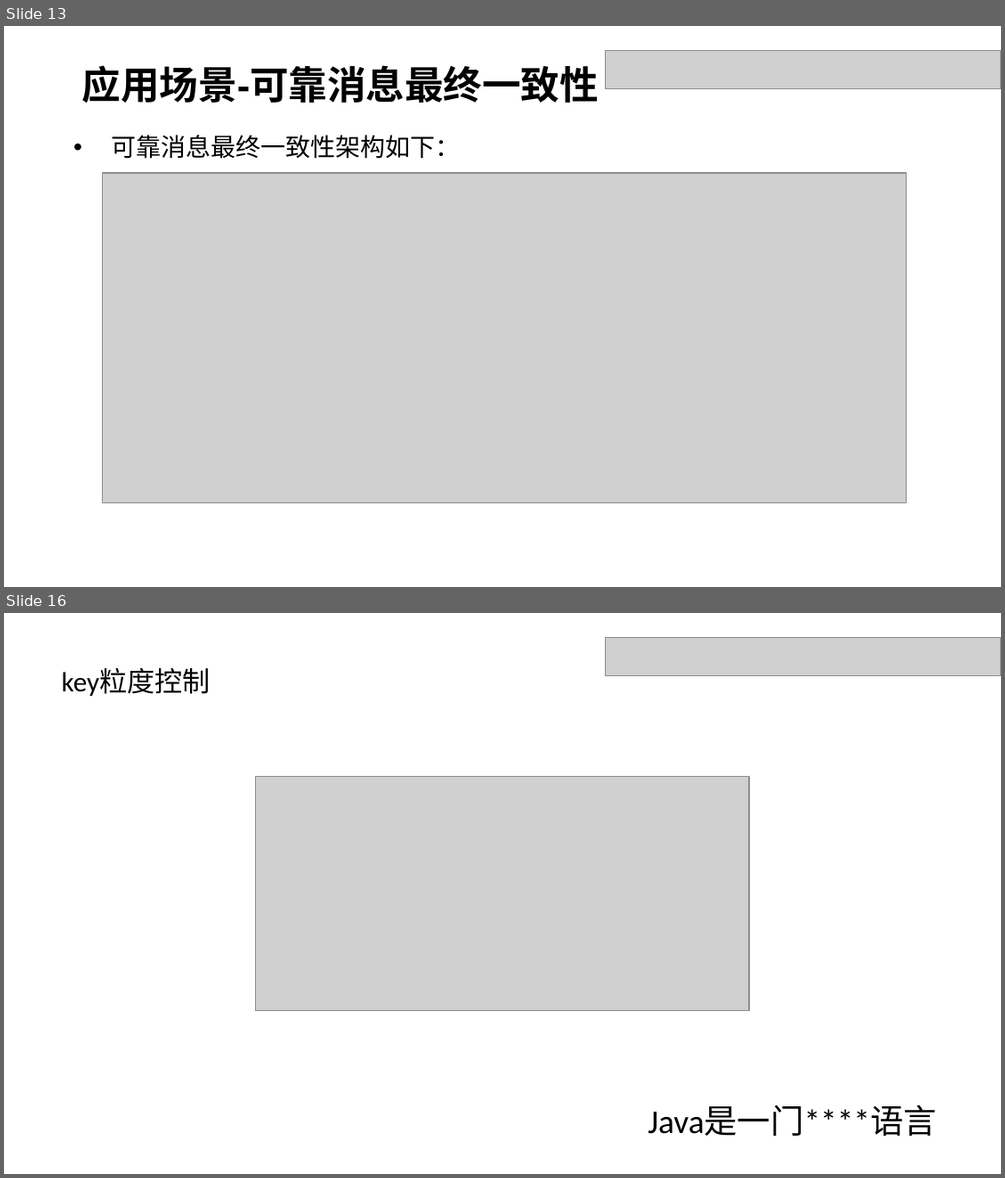
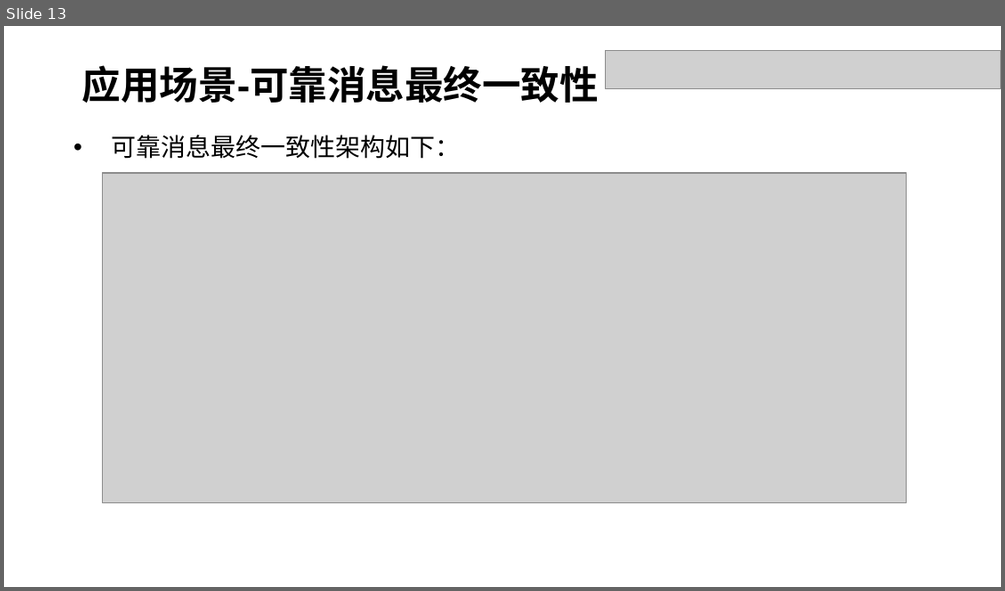
Before and after one commit to dxh122685692/doc, a slide deck: 分享.pptx. Shown one above the other, each under a label of ours: slides 13 and 16 before the commit, slide 13 after it; the slides between them are not shown. The pictures are 1005x1178 and 1005x591 pixels, drawn with LibreOffice and Linux fonts; fonts in the diff are those of the drawing; grey boxes stand for pictures. Boxes give left, top, right and bottom in pixels: in the first picture for what was removed or moved away, otherwise in the second. Text is boxed around its words. In the diff, an @@ line names an element or a change of style, - is before the commit and + after.

```diff
--- a/分享.pptx
+++ b/分享.pptx
@@ slide 16 removed at (4, 613, 1001, 1174), background #FFFFFF @@
@@ picture removed at (605, 638, 1001, 676) @@
@@ text removed at (62, 667, 210, 696) @@
-key粒度控制
@@ picture removed at (256, 777, 750, 1011) @@
@@ text removed at (647, 1105, 936, 1135) @@
-Java是一门****语言
```
Also in this commit, not shown: 4 slides changed, 4 slides added, 5 other slides removed.
